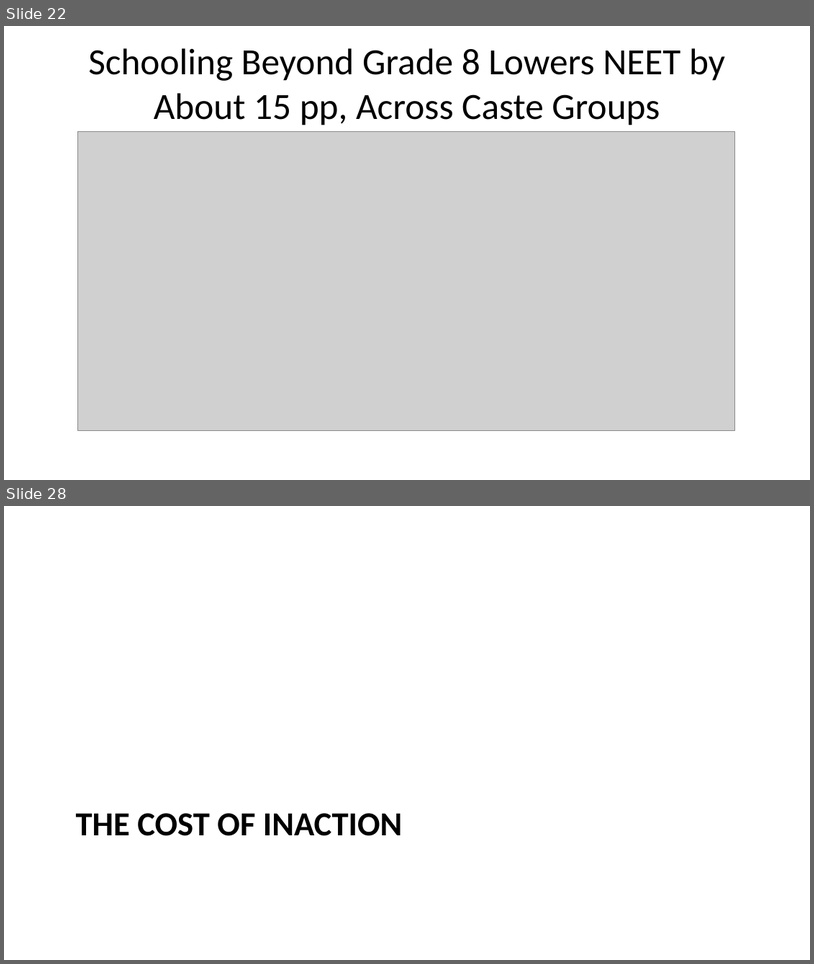
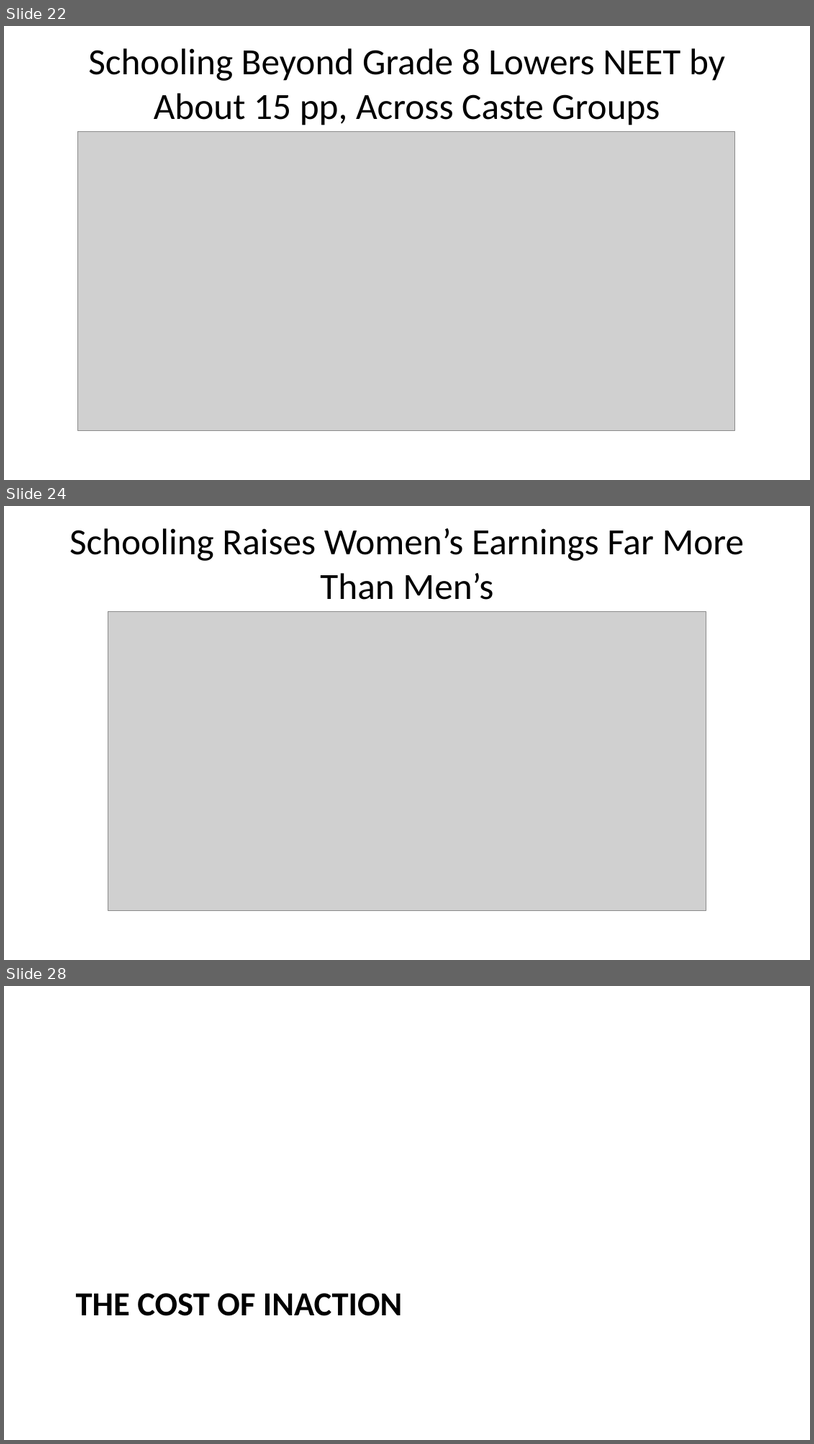
Before and after one commit to hgrueso/nepal-cost-of-inaction, a slide deck: reports/nepal_slides_en.pptx. Shown one above the other, each under a label of ours: slides 22 and 28 before the commit, slides 22, 24 and 28 after it; the slides between them are not shown. The pictures are 814x964 and 814x1444 pixels, drawn with LibreOffice and Linux fonts; fonts in the diff are those of the drawing; grey boxes stand for pictures. Boxes give left, top, right and bottom in pixels: in the first picture for what was removed or moved away, otherwise in the second. Text is boxed around its words. In the diff, an @@ line names an element or a change of style, - is before the commit and + after.

```diff
--- a/reports/nepal_slides_en.pptx
+++ b/reports/nepal_slides_en.pptx
@@ slide 24 added at [4,506,810,960], background #FFFFFF @@
@@ title added at [70,528,745,600], 33 pt, text #000000 @@
+Schooling Raises Women’s Earnings Far More Than Men’s
@@ picture added at [108,612,707,911] @@
```
Also in this commit, not shown: 8 slides changed, 2 other slides added, 1 slide removed, 28 other files.
